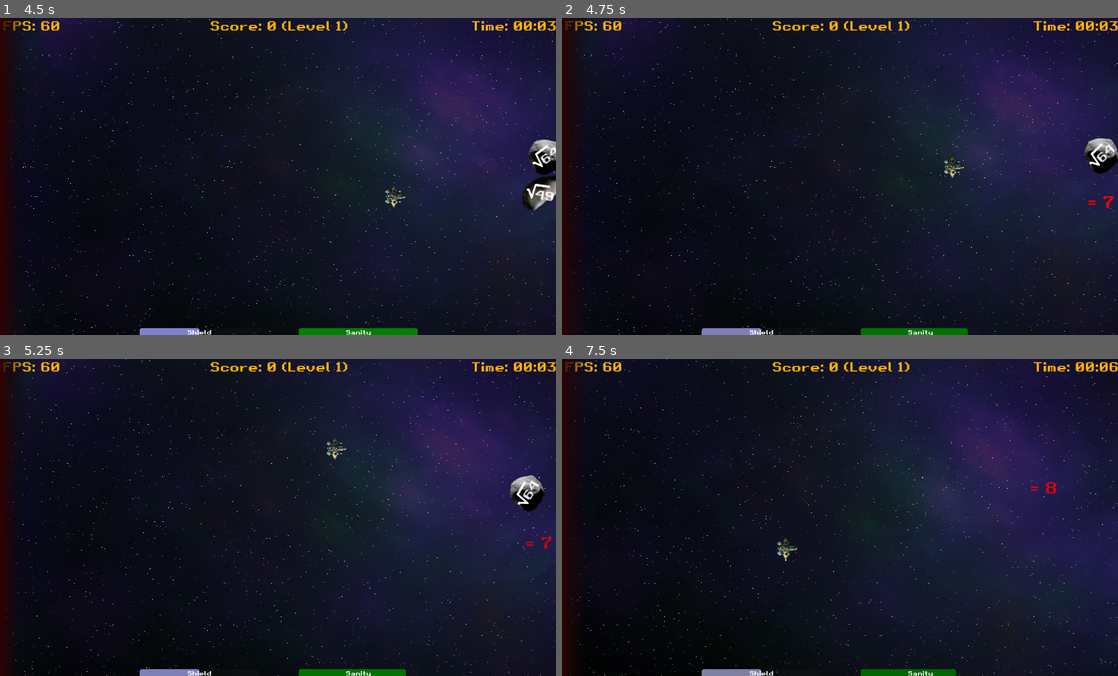
Above: before the commit, frames 1-4 (two rows, left to right).
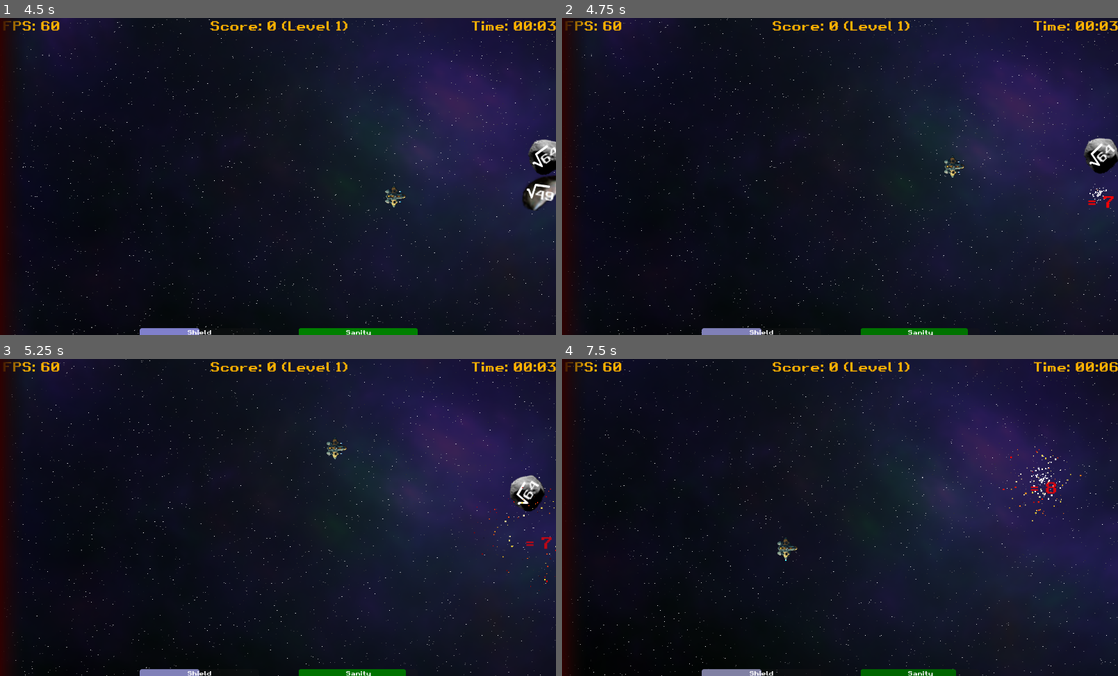
Above: after the commit, the same moments.

Repository: gingerr/ggj-2023-roots-one
Game: Godot game, scene res://MainMenu.tscn
Two runs of this game, one before a commit and one after it. Both use one fixed random seed, a clock stepped at 60 frames per second and the inputs below.
Inputs:
- Up to frame 1 (4.5 s): click "New Game" at 0.5 s; tap Enter (ui_accept) at 1.25, 1.52, 2.27, 3.77 s; hold Right (ui_right) 1.28-2.03 s; hold Down (ui_down) 2.03-2.78 s; hold Right (ui_right) 2.78-3.53 s; hold Up (ui_up) 3.53-4.28 s; hold Left (ui_left) from 4.28 s (still down)
- Up to frame 2 (4.75 s): keep holding Left (ui_left); tap Enter (ui_accept) at 4.52 s
- Up to frame 3 (5.25 s): keep holding Left (ui_left)
- Up to frame 4 (7.5 s): tap Enter (ui_accept) at 5.27, 6.77 s; release Left (ui_left) at 5.78 s; hold Down (ui_down) 5.78-6.53 s; hold Right (ui_right) 6.53-7.28 s; hold Up (ui_up) from 7.28 s (still down)

Frame 1 is identical in both runs. In frame 2, less than 0.1% of the frame differs, in the area x 94-98%, y 53-59%; in frame 3, less than 0.1%; in frame 4, 0.2%, in the area x 79-97%, y 26-56%.
Error before the commit: Parse Error: "yield" was removed in Godot 4. Use "await" instead. (res://OneShotParticle.gd:14)

Commit message:
attempt at explosion fix

Diff:
--- a/BloomyWorld.tscn
+++ b/BloomyWorld.tscn
@@ -1,10 +1,10 @@
-[gd_scene load_steps=2 format=2]
+[gd_scene load_steps=2 format=3 uid="uid://d24qvpg4arer2"]
 
-[sub_resource type="Environment" id=1]
+[sub_resource type="Environment" id="1"]
 background_mode = 4
 glow_enabled = true
 glow_blend_mode = 1
 adjustment_brightness = 1.14
 
 [node name="WorldEnvironment" type="WorldEnvironment"]
-environment = SubResource( 1 )
+environment = SubResource("1")
--- a/Explosion.tscn
+++ b/Explosion.tscn
@@ -1,40 +1,39 @@
-[gd_scene load_steps=6 format=2]
+[gd_scene load_steps=5 format=3 uid="uid://ryo4ewfqpeeu"]
 
-[ext_resource path="res://OneShotParticle.gd" type="Script" id=1]
-[ext_resource path="res://resources/explosion1.mp3" type="AudioStream" id=2]
-[ext_resource path="res://OneShotParticle.gd" type="Script" id=3]
+[ext_resource type="AudioStream" uid="uid://dey38hf7wofvr" path="res://resources/explosion1.mp3" id="2"]
+[ext_resource type="Script" path="res://OneShotParticle.gd" id="3"]
 
-[sub_resource type="Gradient" id=1]
-offsets = PackedFloat32Array( 0.258454, 0.548309, 0.76257, 0.893855, 1 )
-colors = PackedColorArray( 1, 1, 1, 1, 0.9375, 0.814552, 0.150634, 1, 1, 0, 0, 1, 0.501961, 0, 0, 1, 0, 0, 0, 0.25098 )
+[sub_resource type="Gradient" id="1"]
+offsets = PackedFloat32Array(0.258454, 0.548309, 0.76257, 0.893855, 1)
+colors = PackedColorArray(1, 1, 1, 1, 0.9375, 0.814552, 0.150634, 1, 1, 0, 0, 1, 0.501961, 0, 0, 1, 0, 0, 0, 0.25098)
 
-[sub_resource type="Gradient" id=2]
-offsets = PackedFloat32Array( 0, 0.641361, 0.997382, 1 )
-colors = PackedColorArray( 0.258824, 0.258824, 0.258824, 0, 0.40625, 0.40625, 0.40625, 1, 0.666085, 0.209569, 0.0309327, 1, 0.6875, 0, 0, 1 )
+[sub_resource type="Gradient" id="2"]
+offsets = PackedFloat32Array(0, 0.641361, 0.997382, 1)
+colors = PackedColorArray(0.258824, 0.258824, 0.258824, 0, 0.40625, 0.40625, 0.40625, 1, 0.666085, 0.209569, 0.0309327, 1, 0.6875, 0, 0, 1)
 
 [node name="Explosion" type="CPUParticles2D"]
-process_mode = 2
-physics_interpolation_mode = 2
+process_mode = 3
 amount = 256
 lifetime = 1.5
 speed_scale = 2.0
-explosiveness = 1.0
+explosiveness = 0.5
 randomness = 1.0
 lifetime_randomness = 1.0
-direction = Vector2( 0, 0 )
+direction = Vector2(2.08165e-12, 2.08165e-12)
 spread = 180.0
-gravity = Vector2( -12, 0 )
-initial_velocity = 30.0
-initial_velocity_random = 0.8
-radial_accel = -10.0
-scale_amount = 4.0
-scale_amount_random = 1.0
-color_ramp = SubResource( 1 )
-script = ExtResource( 1 )
+gravity = Vector2(-12, 0)
+initial_velocity_min = 24.0
+initial_velocity_max = 30.0
+radial_accel_min = -10.0
+radial_accel_max = -10.0
+scale_amount_min = 0.4
+scale_amount_max = 4.0
+color_ramp = SubResource("1")
+script = ExtResource("3")
 
 [node name="Sound" type="AudioStreamPlayer2D" parent="."]
 process_mode = 2
-stream = ExtResource( 2 )
+stream = ExtResource("2")
 volume_db = -10.0
 
 [node name="CPUParticles2D" type="CPUParticles2D" parent="."]
@@ -45,9 +44,10 @@
 randomness = 1.0
 lifetime_randomness = 1.0
 spread = 180.0
-gravity = Vector2( 0, 0 )
-initial_velocity = 50.0
-initial_velocity_random = 1.0
-scale_amount = 0.5
-color_ramp = SubResource( 2 )
-script = ExtResource( 3 )
+gravity = Vector2(0, 0)
+initial_velocity_min = 5.0
+initial_velocity_max = 50.0
+scale_amount_min = 0.5
+scale_amount_max = 0.5
+color_ramp = SubResource("2")
+script = ExtResource("3")
--- a/OneShotParticle.gd
+++ b/OneShotParticle.gd
@@ -10,5 +10,3 @@
 func _process(delta):
 	if !emitting && (!$Sound || !$Sound.is_playing()):
 		queue_free()
-	else:
-		yield()
